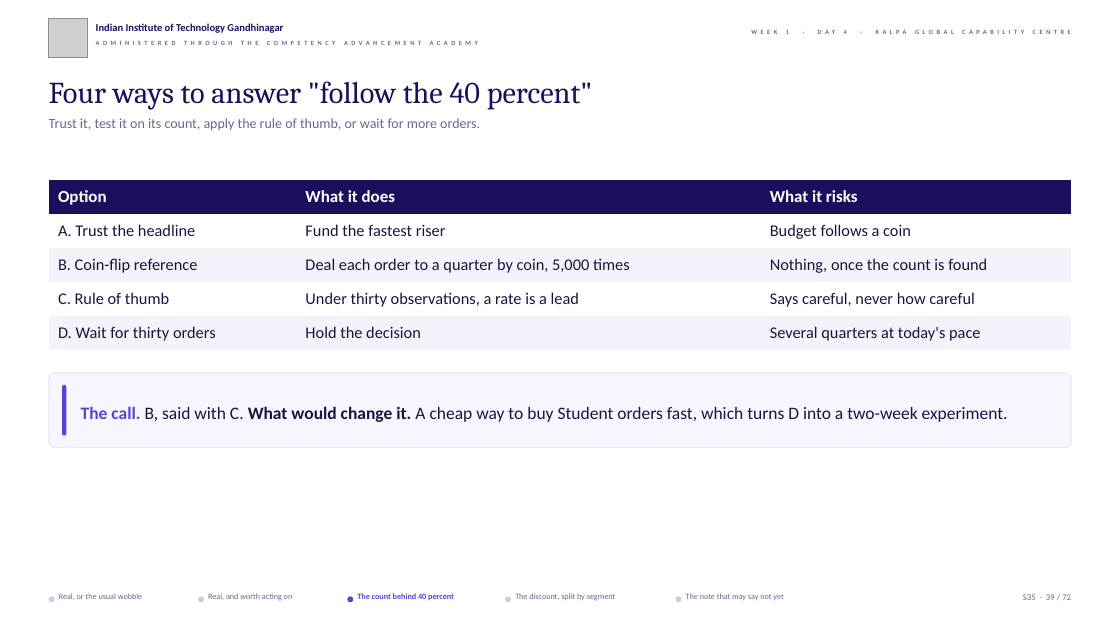
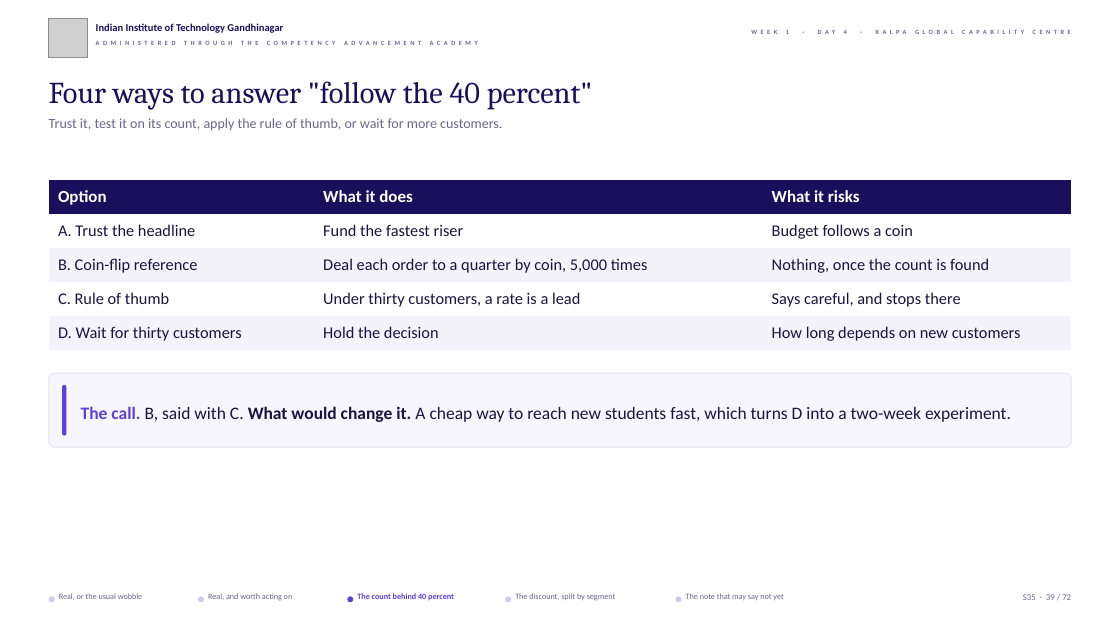
Before and after one commit to fde-academy-lab/c2-content-factory, a slide deck: slide 39 of content/W01/D4/slides/C2_W01_D04_half1_STUDENT.pptx. Drawn at 1120x630 pixels with LibreOffice and Linux fonts; fonts in the diff are those of the drawing; grey boxes stand for pictures; background and template pictures are left out. Boxes give left, top, right and bottom in pixels: in the first picture for what was removed or moved away, otherwise in the second. Text is boxed around its words. In the diff, an @@ line names an element or a change of style, - is before the commit and + after.

```diff
--- a/content/W01/D4/slides/C2_W01_D04_half1_STUDENT.pptx
+++ b/content/W01/D4/slides/C2_W01_D04_half1_STUDENT.pptx
@@ text at (49, 118, 502, 130): text changed @@
-Trust it, test it on its count, apply the rule of thumb, or wait for more orders.
+Trust it, test it on its count, apply the rule of thumb, or wait for more customers.
@@ table at (49, 180, 1072, 350) @@
-row 4, column 2: Under thirty observations, a rate is a lead
+row 4, column 2: Under thirty customers, a rate is a lead
-row 4, column 3: Says careful, never how careful
+row 4, column 3: Says careful, and stops there
-row 5, column 1: D. Wait for thirty orders
+row 5, column 1: D. Wait for thirty customers
-row 5, column 3: Several quarters at today's pace
+row 5, column 3: How long depends on new customers
@@ text at (81, 406, 1011, 422): text changed @@
-The call. B, said with C. What would change it. A cheap way to buy Student orders fast, which turns D into a two-week experiment.
+The call. B, said with C. What would change it. A cheap way to reach new students fast, which turns D into a two-week experiment.
```
Also in this commit, not shown: 52 other slides changed, 4 other files.
